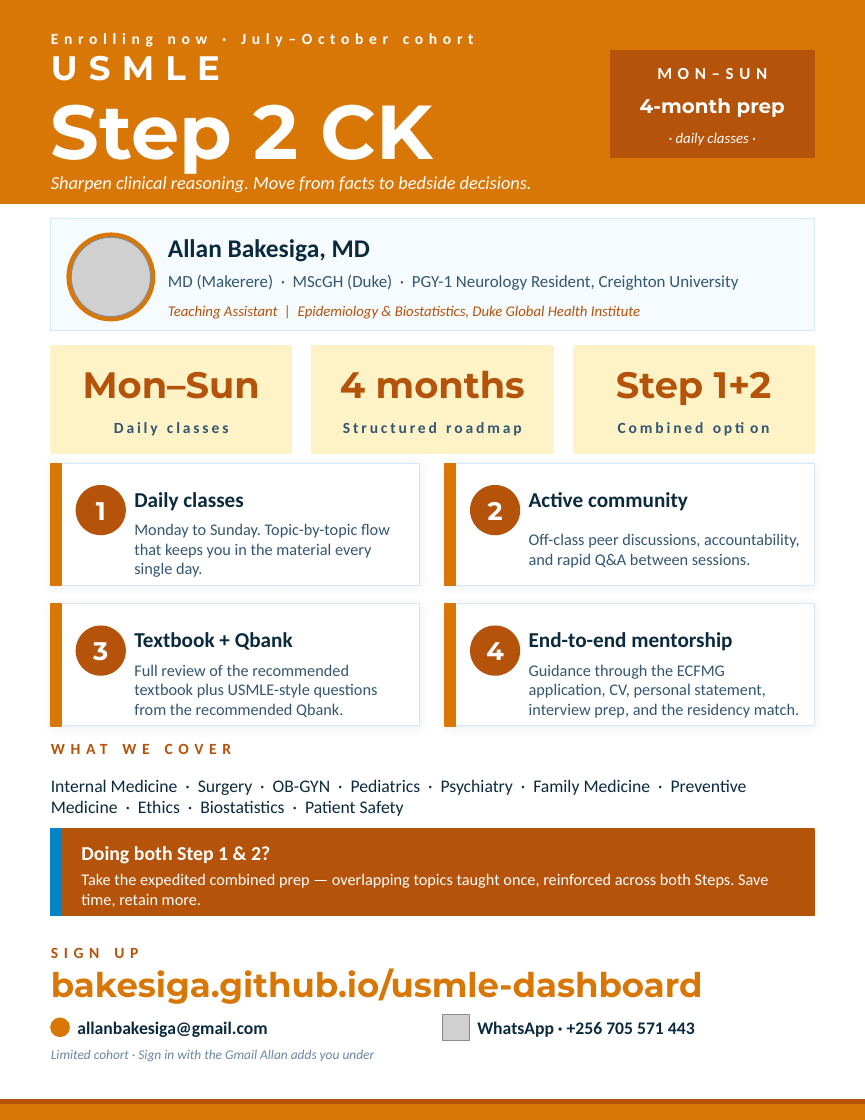
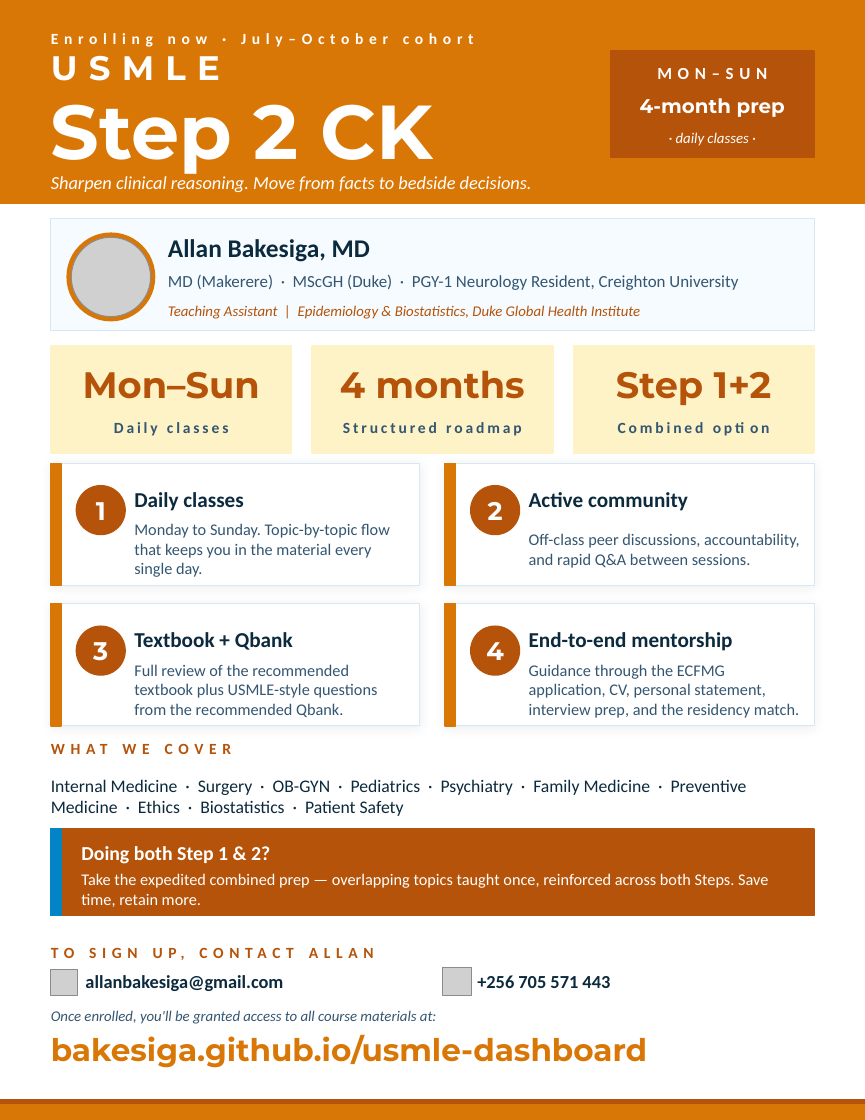
Before and after one commit to Bakesiga/usmle-dashboard, a slide deck: slide 1 of outputs/flyers/USMLE_Step2_Flyer.pptx. Drawn at 865x1120 pixels with LibreOffice and Linux fonts; fonts in the diff are those of the drawing; grey boxes stand for pictures. Boxes give left, top, right and bottom in pixels: in the first picture for what was removed or moved away, otherwise in the second. Text is boxed around its words. In the diff, an @@ line names an element or a change of style, - is before the commit and + after.

```diff
--- a/outputs/flyers/USMLE_Step2_Flyer.pptx
+++ b/outputs/flyers/USMLE_Step2_Flyer.pptx
@@ text at bbox=[51, 947, 138, 958]: text changed @@
-SIGN UP
+TO SIGN UP, CONTACT ALLAN
@@ picture added at bbox=[51, 969, 77, 995] @@
@@ text "allanbakesiga@gmail.com": place and size @@
-text "allanbakesiga@gmail.com" at bbox=[77, 1021, 267, 1037]
+text "allanbakesiga@gmail.com" at bbox=[85, 975, 283, 991]
@@ text "allanbakesiga@gmail.com" at bbox=[85, 975, 283, 991]: size 12.5 to 13 pt @@
@@ picture: place and size @@
-picture at bbox=[443, 1014, 469, 1040]
+picture at bbox=[443, 967, 471, 995]
@@ text at bbox=[477, 975, 610, 988]: text changed; size 12.5 to 13 pt @@
-WhatsApp · +256 705 571 443
++256 705 571 443
@@ ellipse removed at bbox=[51, 1018, 69, 1036] @@
@@ text added at bbox=[51, 1010, 436, 1024], 10.5 pt, text #345671, italic @@
+Once enrolled, you'll be granted access to all course materials at:
@@ text "bakesiga.github.io/usmle-dashboard": place and size @@
-text "bakesiga.github.io/usmle-dashboard" at bbox=[51, 968, 703, 1004]
+text "bakesiga.github.io/usmle-dashboard" at bbox=[51, 1034, 647, 1068]
@@ text "bakesiga.github.io/usmle-dashboard" at bbox=[51, 1034, 647, 1068]: size 24 to 22 pt @@
@@ text removed at bbox=[51, 1049, 375, 1061] @@
-Limited cohort · Sign in with the Gmail Allan adds you under
```
Also in this commit, not shown: 4 other files.
